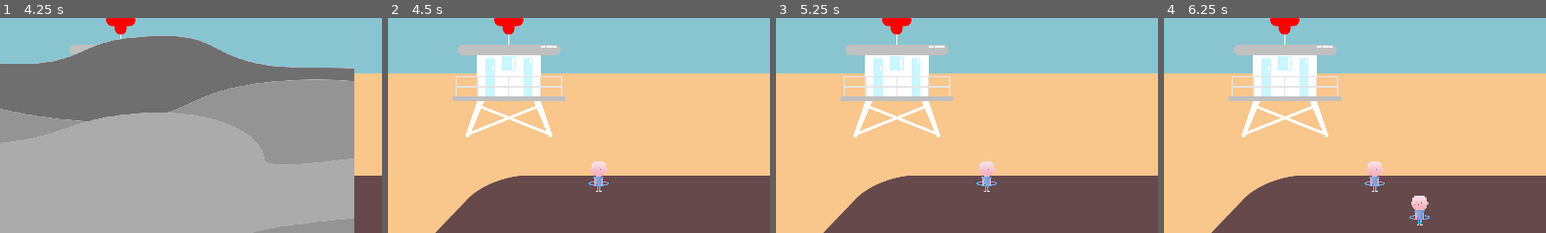
Above: before the commit, frames 1-4 (left to right).
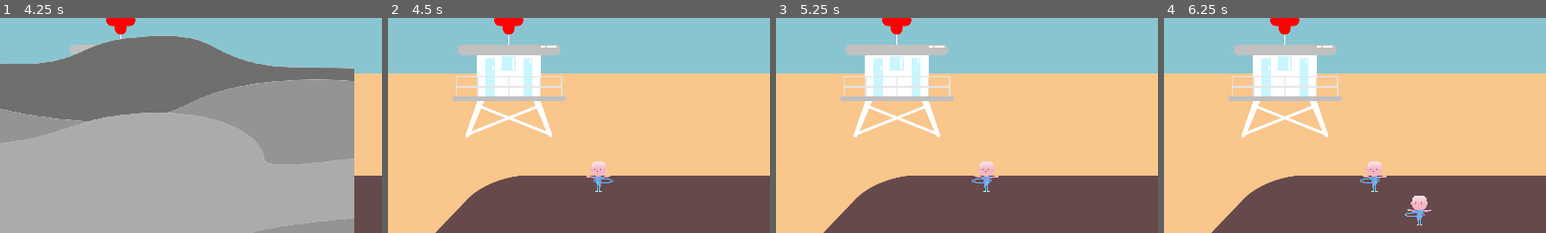
Above: after the commit, the same moments.

Repository: GuaranteedTrainwreck/LD47
Game: Godot game, scene res://Scenes/World/World.tscn
The game is run twice, just before and just after one commit, with the same random seed, the same clock (stepped at 60 frames per second) and the same inputs.
Inputs (mouse positions are % of the whole screen's width and height, from its top left):
- Up to frame 1 (4.25 s): tap Enter at 0.5, 2, 3.5 s; move the mouse to (16, 32) at 0.52 s; hold Right mouse button (player_action) 0.53-1.28 s; click (16, 32) at 0.67 s; tap Space at 1.25, 2.75 s; move the mouse to (70, 41) at 1.27 s; right-click (70, 41) at 1.35 s; click (70, 41) at 1.42 s; move the mouse to (20, 35) at 2.02 s; press the mouse at (20, 35) at 2.03 s; right-click (20, 35) at 2.3 s; move the mouse to (55, 50) at 2.77 s; release the mouse at (55, 50) at 2.78 s; right-click (55, 50) at 2.85 s; click (55, 50) at 2.92 s; move the mouse to (28, 57) at 3.52 s; hold Right mouse button (player_action) from 3.53 s (still down); click (28, 57) at 3.67 s
- Up to frame 2 (4.5 s): tap Space at 4.25 s; move the mouse to (72, 45) at 4.27 s; release Right mouse button (player_action) at 4.28 s; click (72, 45) at 4.35 s
- Up to frame 3 (5.25 s): right-click (72, 45) at 4.55 s; move the mouse to (30, 55) at 5.02 s; hold Right mouse button (player_action) from 5.03 s (still down); click (30, 55) at 5.17 s
- Up to frame 4 (6.25 s): move the mouse to (60, 28) at 5.77 s; release Right mouse button (player_action) at 5.78 s; right-click (60, 28) at 5.85 s; click (60, 28) at 5.92 s
The pictures show only the part of the screen within x 0-50%, y 20-70%; the shares and areas given below are measured in that part.

Frame 1 is identical in both runs. In frame 2, 0.2% of the frame differs, in the area x 52-59%, y 69-81%; in frame 3, 0.2%; in frame 4, 0.3%, in the area x 51-70%, y 69-97%.

Commit message:
anim hoopers

Diff:
--- a/Scenes/Hoopers/HulaHooper.tscn
+++ b/Scenes/Hoopers/HulaHooper.tscn
@@ -1,10 +1,35 @@
-[gd_scene load_steps=4 format=2]
+[gd_scene load_steps=12 format=2]
 
 [ext_resource path="res://Scripts/Hoopers/HulaHooper.gd" type="Script" id=1]
-[ext_resource path="res://Assets/Hoopers/hoopersTemp.png" type="Texture" id=2]
+[ext_resource path="res://Assets/Hoopers/perso_dancing-02.png" type="Texture" id=2]
+[ext_resource path="res://Assets/Hoopers/perso_dancing-03.png" type="Texture" id=3]
+[ext_resource path="res://Assets/Hoopers/perso_dancing-04.png" type="Texture" id=4]
+[ext_resource path="res://Assets/Hoopers/perso_stuck-08.png" type="Texture" id=5]
+[ext_resource path="res://Assets/Hoopers/perso_stuck-09.png" type="Texture" id=6]
+[ext_resource path="res://Assets/Hoopers/perso_stuck-05.png" type="Texture" id=7]
+[ext_resource path="res://Assets/Hoopers/perso_stuck-07.png" type="Texture" id=8]
+[ext_resource path="res://Assets/Hoopers/perso_stuck-06.png" type="Texture" id=9]
 
 [sub_resource type="RectangleShape2D" id=1]
-extents = Vector2( 32, 32 )
+extents = Vector2( 32, 40 )
+
+[sub_resource type="SpriteFrames" id=3]
+animations = [ {
+"frames": [ ExtResource( 6 ) ],
+"loop": true,
+"name": "dead",
+"speed": 5.0
+}, {
+"frames": [ ExtResource( 7 ), ExtResource( 9 ), ExtResource( 8 ), ExtResource( 5 ) ],
+"loop": false,
+"name": "suffocating",
+"speed": 0.4
+}, {
+"frames": [ ExtResource( 2 ), ExtResource( 3 ), ExtResource( 4 ) ],
+"loop": true,
+"name": "hooping",
+"speed": 6.0
+} ]
 
 [node name="HulaHooper" type="StaticBody2D"]
 position = Vector2( 432, 480 )
@@ -17,10 +42,6 @@
 [node name="CollisionShape2D" type="CollisionShape2D" parent="."]
 shape = SubResource( 1 )
 
-[node name="Sprite" type="Sprite" parent="."]
-scale = Vector2( 0.3, 0.3 )
-texture = ExtResource( 2 )
-
 [node name="LeavingTimer" type="Timer" parent="."]
 one_shot = true
 
@@ -29,6 +50,13 @@
 
 [node name="DeathTimer" type="Timer" parent="."]
 one_shot = true
+
+[node name="HooperAnim" type="AnimatedSprite" parent="."]
+scale = Vector2( 0.3, 0.3 )
+frames = SubResource( 3 )
+animation = "hooping"
+frame = 1
+playing = true
 [connection signal="input_event" from="." to="." method="_on_HulaHooper_input_event"]
 [connection signal="timeout" from="LeavingTimer" to="." method="_on_LeavingTimer_timeout"]
 [connection signal="timeout" from="IncidentTimer" to="." method="_on_IncidentTimer_timeout"]
--- a/Scripts/Hoopers/HulaHooper.gd
+++ b/Scripts/Hoopers/HulaHooper.gd
@@ -59,26 +59,26 @@
 		$DeathTimer.stop()
 		$IncidentTimer.set_wait_time(rng.randf_range(5, 20))
 		$IncidentTimer.start()
-		self.rotation_degrees = 0
 		incident = false
 		get_parent().incidentsTotal -= 1
 		get_parent().get_node("Infirmary").selected = false
+		$HooperAnim.play("hooping")
 
 #	DeathTimer Signal
 func _on_DeathTimer_timeout():
 	incident = false
 	dead = true
-	self.rotation_degrees = 180
 	get_parent().incidentsTotal -= 1
 	get_parent().deathsTotal += 1
 	set_physics_process(false)
+	$HooperAnim.play("dead")
 
 #	IncidentTimer Signal
 func _on_IncidentTimer_timeout():
 	$LeavingTimer.set_paused(true)
 	incident = true
 	get_parent().incidentsTotal += 1
-	self.rotation_degrees = 90
+	$HooperAnim.play("suffocating")
 	$DeathTimer.start()
 
 #	LeavingTimer Signal
Binary file added: Assets/Hoopers/perso_dancing-02.png
Not shown, added: Assets/Hoopers/perso_dancing-02.png.import
Binary file added: Assets/Hoopers/perso_dancing-03.png
Not shown, added: Assets/Hoopers/perso_dancing-03.png.import
Binary file added: Assets/Hoopers/perso_dancing-04.png
Not shown, added: Assets/Hoopers/perso_dancing-04.png.import
Binary file added: Assets/Hoopers/perso_dancing_Plan de travail 1.png
Not shown, added: Assets/Hoopers/perso_dancing_Plan de travail 1.png.import
Binary file added: Assets/Hoopers/perso_stuck-05.png
Not shown, added: Assets/Hoopers/perso_stuck-05.png.import
Binary file added: Assets/Hoopers/perso_stuck-06.png
Not shown, added: Assets/Hoopers/perso_stuck-06.png.import
(and 6 more such lines)
